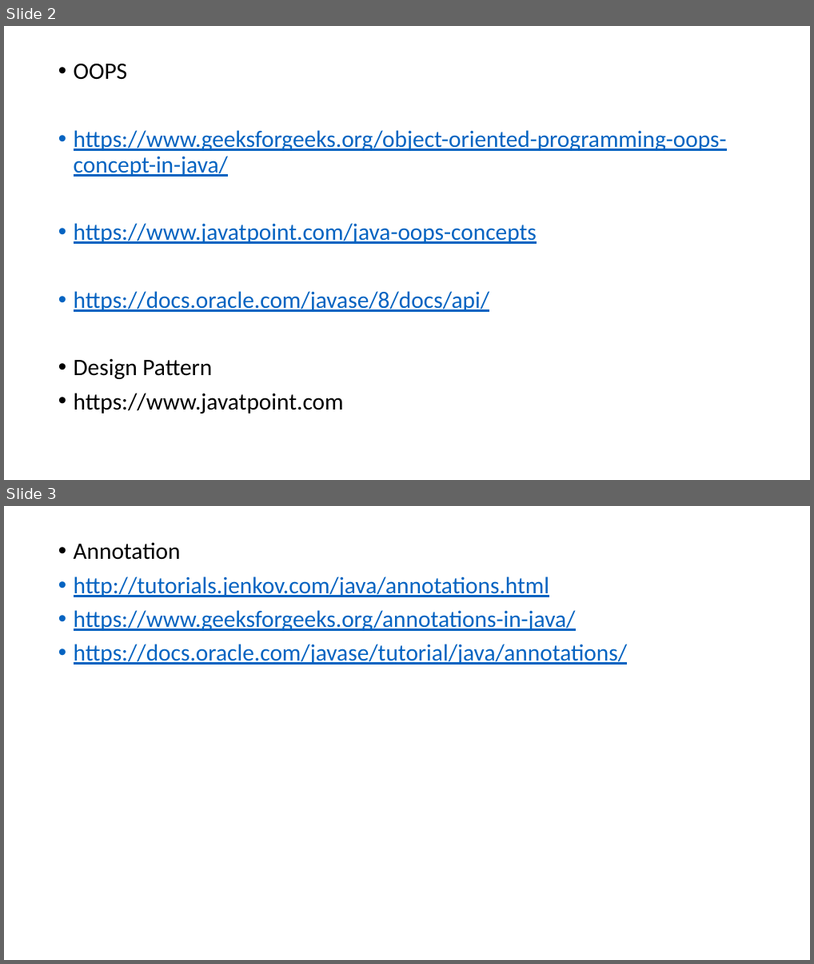
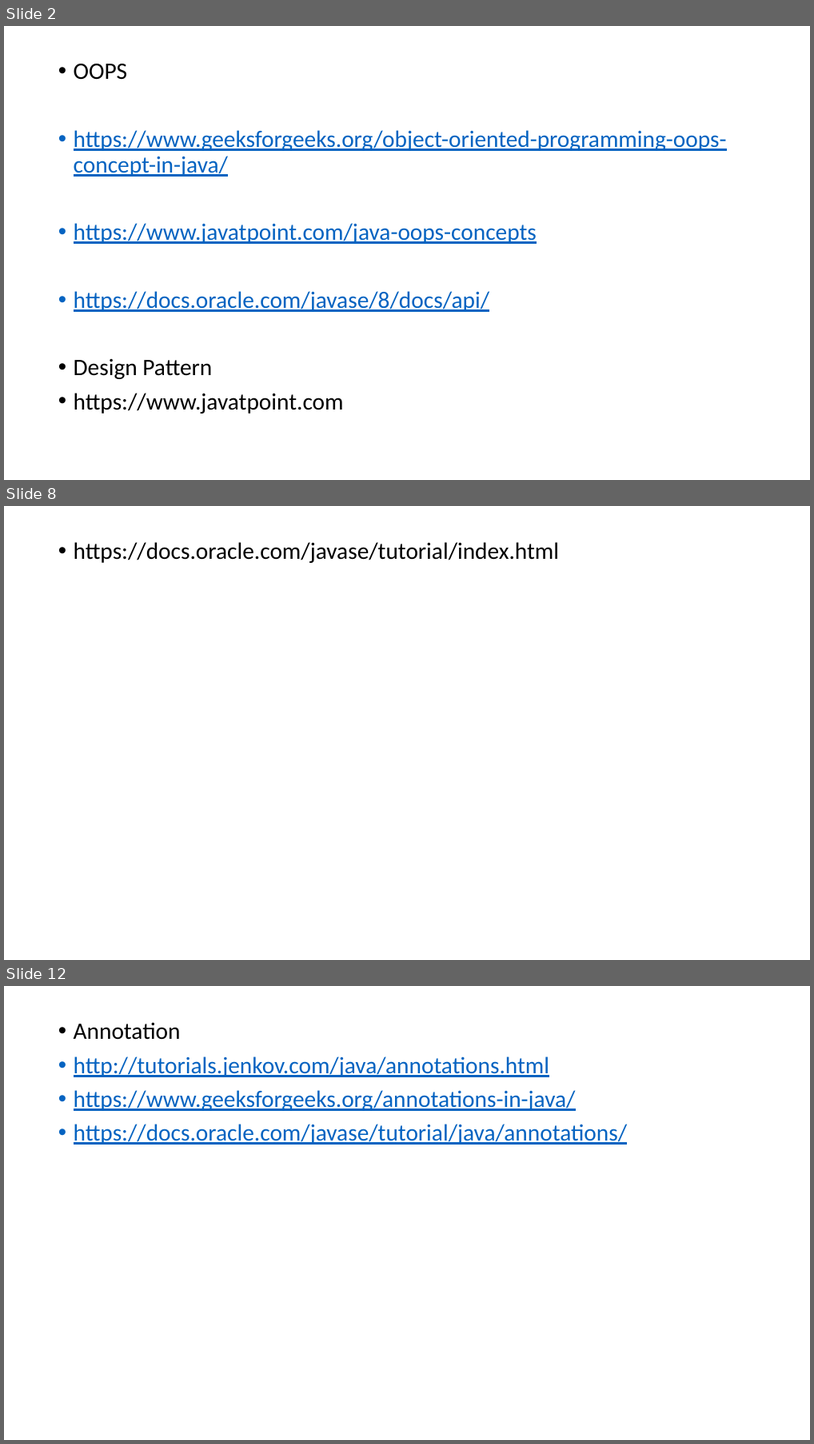
Before and after one commit to Prasad-Repo/java, a slide deck: Java 8.pptx. Shown one above the other, each under a label of ours: slides 2 and 3 before the commit, slides 2, 8 and 12 after it; the slides between them are not shown. The pictures are 814x964 and 814x1444 pixels, drawn with LibreOffice and Linux fonts; fonts in the diff are those of the drawing. Boxes give left, top, right and bottom in pixels: in the first picture for what was removed or moved away, otherwise in the second. Text is boxed around its words. In the diff, an @@ line names an element or a change of style, - is before the commit and + after.

```diff
--- a/Java 8.pptx
+++ b/Java 8.pptx
@@ slide 8 added at bbox=[4, 506, 810, 960], background #FFFFFF @@
@@ text added at bbox=[74, 542, 559, 563], 28 pt, text #000000 @@
+• https://docs.oracle.com/javase/tutorial/index.html
@@ what was slide 3 is now slide 12 @@
```
Also in this commit, not shown: 2 slides changed, 8 other slides added, 1 other file.
